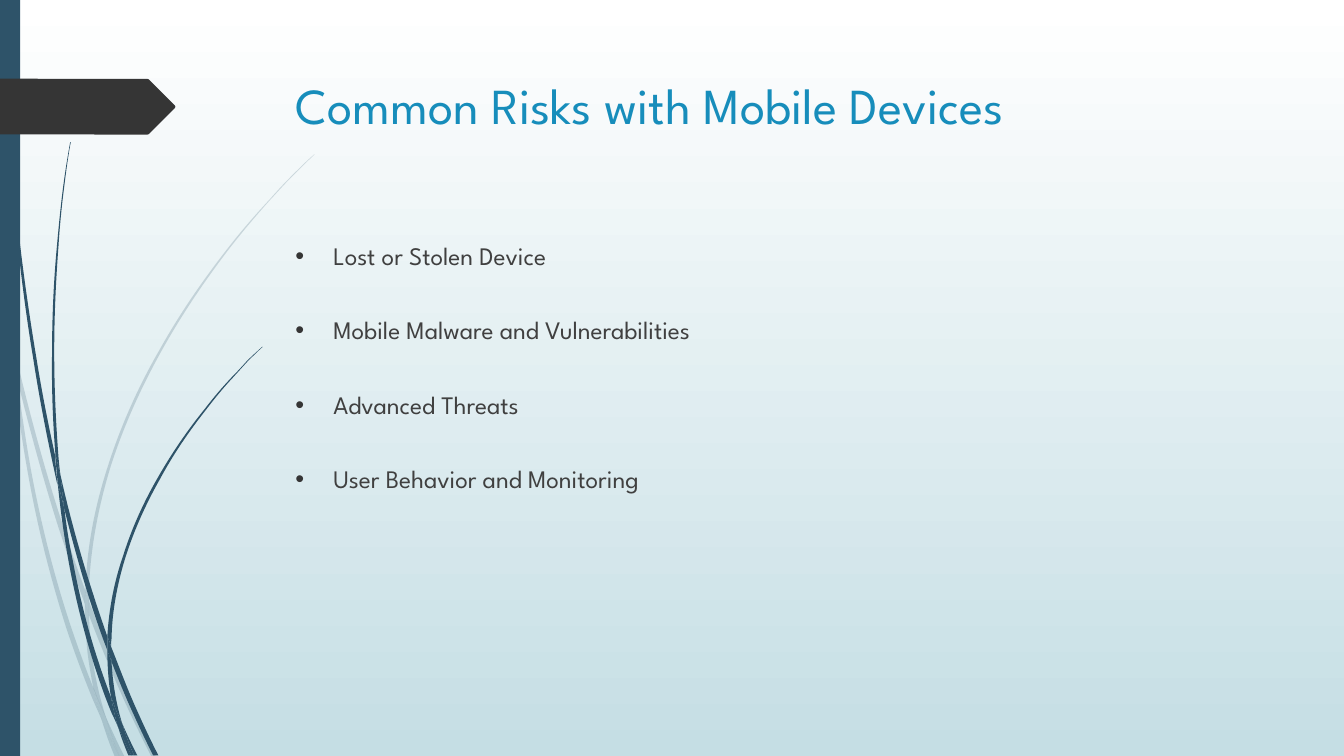
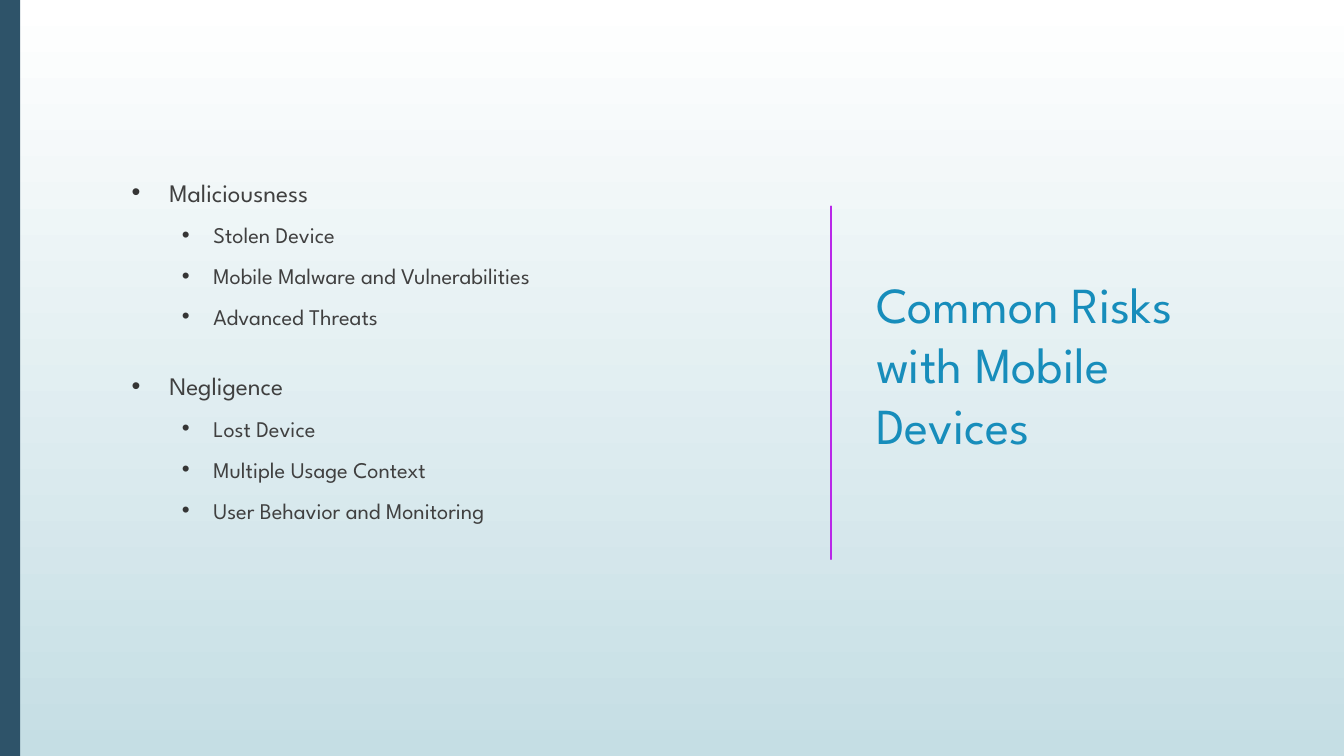
Before and after one commit to dr-natetorious/TIM-7030-Managing_Risks_and_Privacy, a slide deck: slide 9 of Week7_MasterDataMgmt/BachmeierNTIM7030-7.pptx. Drawn at 1344x756 pixels with LibreOffice and Linux fonts; fonts in the diff are those of the drawing. Boxes give left, top, right and bottom in pixels: in the first picture for what was removed or moved away, otherwise in the second. Text is boxed around its words. In the diff, an @@ line names an element or a change of style, - is before the commit and + after.

```diff
--- a/Week7_MasterDataMgmt/BachmeierNTIM7030-7.pptx
+++ b/Week7_MasterDataMgmt/BachmeierNTIM7030-7.pptx
@@ rectangle removed at bbox=[0, 0, 20, 756] @@
@@ rectangle added at bbox=[0, 0, 1344, 756], fill gradient #FFFFFF to #C5DEE5 @@
@@ rectangle added at bbox=[0, 0, 20, 756], fill #2E5369 @@
@@ text "Maliciousness" at bbox=[169, 184, 530, 524]: vertical alignment top to middle @@
@@ text "Maliciousness": place and size @@
-text "Maliciousness" at bbox=[333, 247, 690, 494]
+text "Maliciousness" at bbox=[169, 184, 530, 524]
@@ title "Common Risks with Mobile Devices": place and size @@
-title "Common Risks with Mobile Devices" at bbox=[296, 89, 1003, 125]
+title "Common Risks with Mobile Devices" at bbox=[876, 288, 1172, 445]
@@ title "Common Risks with Mobile Devices" at bbox=[876, 288, 1172, 445]: vertical alignment top to middle @@
@@ text at bbox=[169, 184, 335, 244]: text changed @@
-• Lost or Stolen Device
+• Maliciousness
+  • Stolen Device
@@ line added from (831, 207) to (831, 560), #B927E9 1.25 pt @@
@@ text at bbox=[213, 268, 530, 524]: size 18 to 16 pt in "Mobile Malware and Vulnerabilities", "Advanced Threats", "User Behavior and Monitoring"; list level 1 to 2 in "Mobile Malware and Vulnerabilities"; list level 1 to 2 in "Advanced Threats"; list level 1 to 2 in "User Behavior and Monitoring" @@
@@ text at bbox=[169, 377, 425, 483]: paragraphs added @@
+• Negligence
+  • Lost Device
+  • Multiple Usage Context
```
Also in this commit, not shown: 5 other slides changed, 1 other file.
